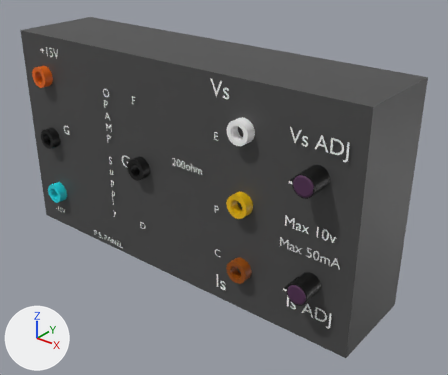
The FBX model ELEC Virtual Lab/Assets/Prefabs/PowerSupply.fbx, before and after one commit.
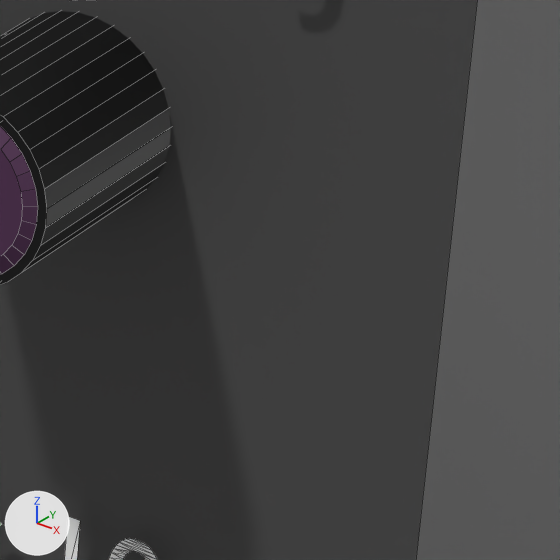
The first picture shows the older version from a camera (50 mm lens) standing at (4.55, -5.29, 2.7) and looking at (0.68, -0.45, -0.3). The close-ups show both versions on the part from 69% to 84% of the width and 44% to 62% of the height of that picture; other places that the commit changed are outside them. Arrows for +X, +Y and +Z are at lower left; the lights stay in place. The close-ups show mesh edges as thin lines. Where no turn or scale is listed for an object, it has been applied to the vertices.
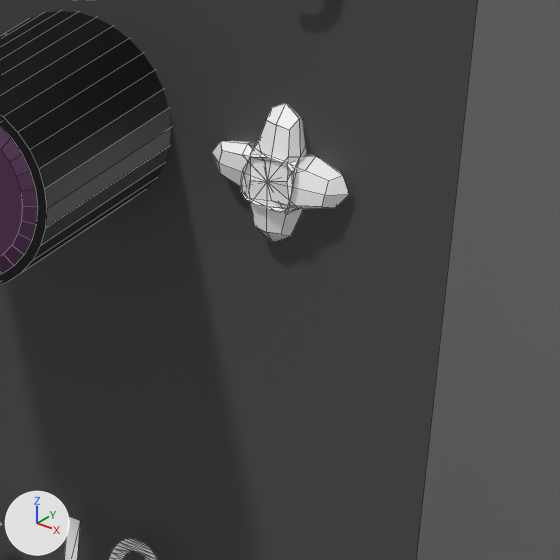
Where the newer file only moved an object's origin or applied its transform, the numbers keep the older frame.

Pixel boxes [x1, y1, x2, y2] of what changed, in the close-ups (560 x 560 px):
```json
{"object": "Cube.004", "change": "added", "after": [212, 103, 349, 243]}
```

Edits to the scene script, one JSON object a line:
```json
{"op": "add", "block": "me_cube_010", "code": ["me_cube_010 = bpy.data.meshes.new('Cube.010')", "me_cube_010.from_pydata(...)  # 256 vertices, 260 faces; spans x -0.079..0.079, y -0.029..0.029, z -0.079..0.079", "me_cube_010.materials.append(mat_material_033)  # white #ffffff"]}
{"op": "add", "block": "ob_cube_004", "code": ["ob_cube_004 = bpy.data.objects.new('Cube.004', me_cube_010)", "ob_cube_004.location = (2.403, -1.008, 0.46)"]}
```
